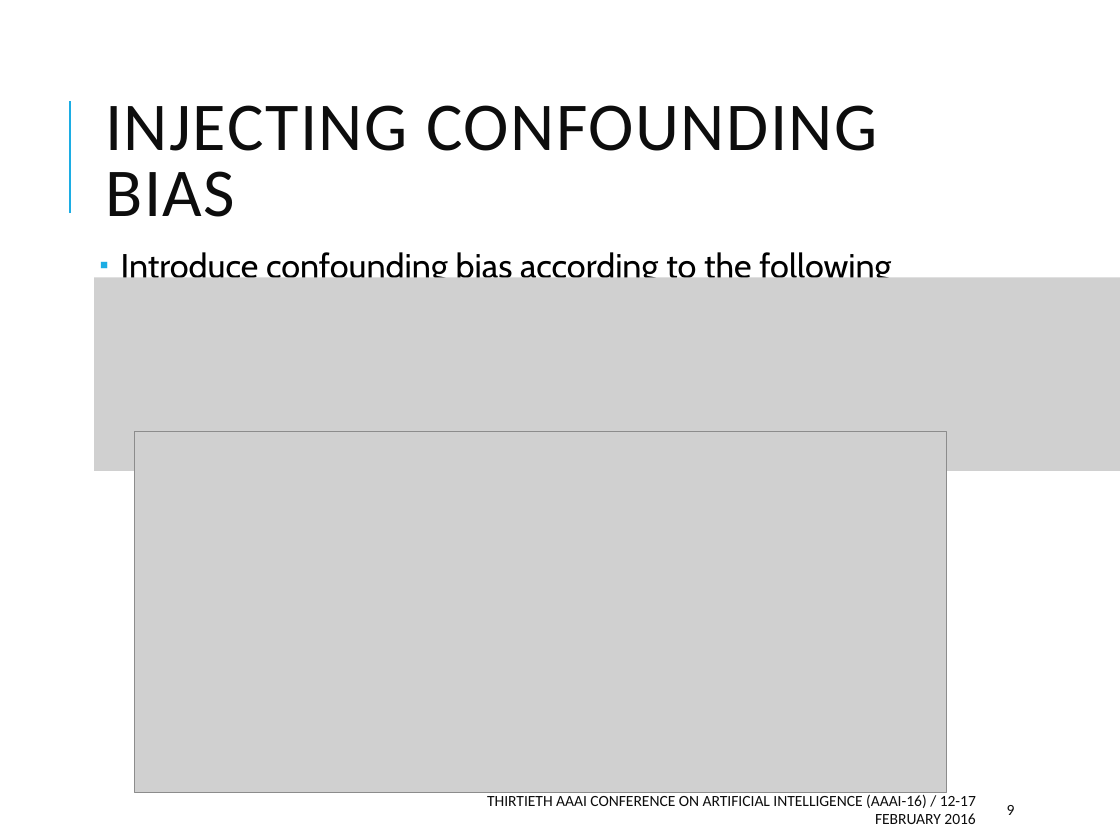
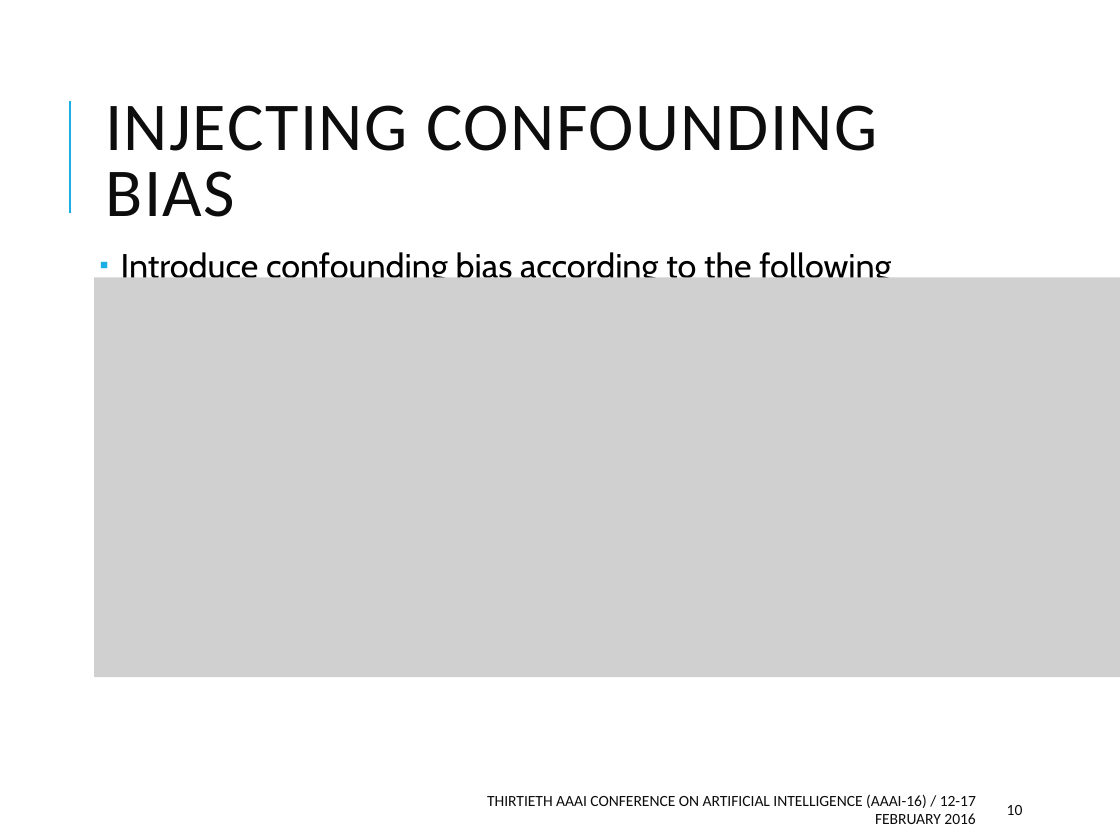
Before and after one commit to tapilab/aaai-2016-robust, a slide deck: slide 10 of slides/slides.pptx (slide 9 before the commit). Drawn at 1120x840 pixels with LibreOffice and Linux fonts; fonts in the diff are those of the drawing; grey boxes stand for pictures. Boxes give left, top, right and bottom in pixels: in the first picture for what was removed or moved away, otherwise in the second. Text is boxed around its words. In the diff, an @@ line names an element or a change of style, - is before the commit and + after.

```diff
--- a/slides/slides.pptx
+++ b/slides/slides.pptx
@@ picture resized from (x1=94, y1=278, x2=1120, y2=472) to (x1=94, y1=278, x2=1120, y2=678) @@
@@ picture removed at (x1=134, y1=432, x2=945, y2=793) @@
@@ page number at (x1=1007, y1=805, x2=1023, y2=815): text changed @@
-9
+10
```
Also in this commit, not shown: 7 other slides changed, 3 slides added, 1 other file.
